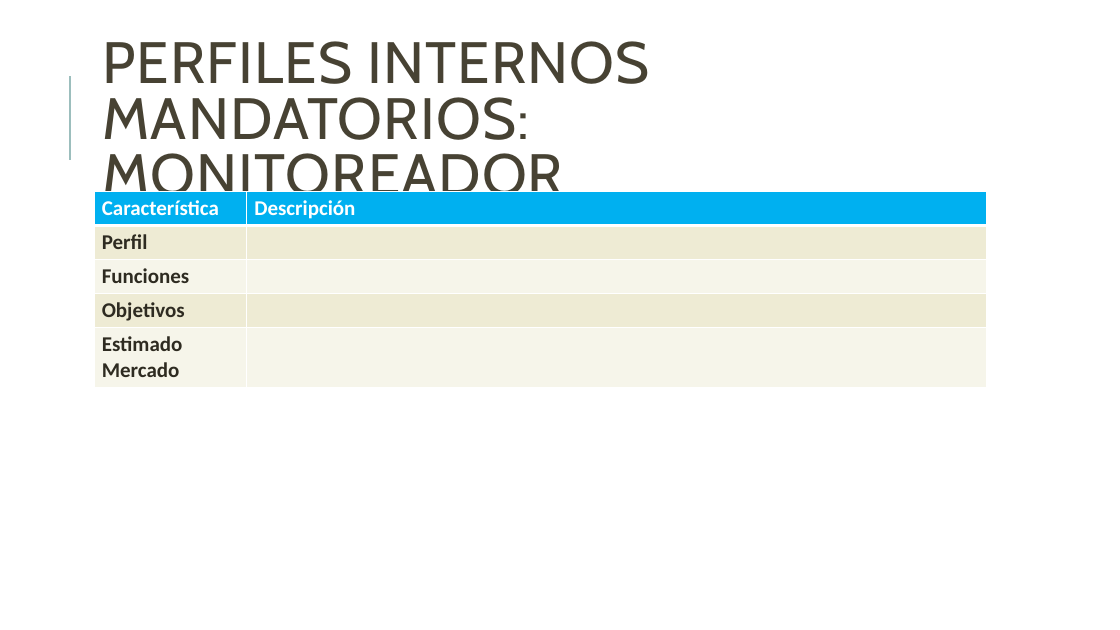
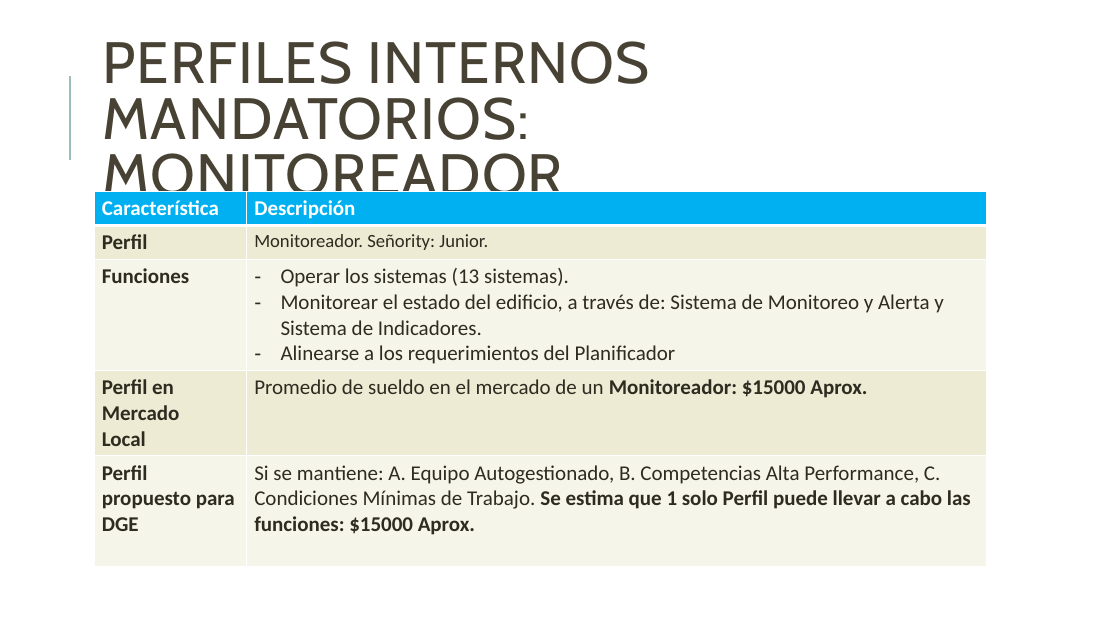
Before and after one commit to jsrxar/dge, a slide deck: slide 32 of 1-general/1-presentaciones/planificacion-control-presentacion-v2.pptx (slide 35 before the commit). Drawn at 1120x630 pixels with LibreOffice and Linux fonts; fonts in the diff are those of the drawing. Boxes give left, top, right and bottom in pixels: in the first picture for what was removed or moved away, otherwise in the second. Text is boxed around its words. In the diff, an @@ line names an element or a change of style, - is before the commit and + after.

Commit message:
Agregado de perfiles

```diff
--- a/1-general/1-presentaciones/planificacion-control-presentacion-v2.pptx
+++ b/1-general/1-presentaciones/planificacion-control-presentacion-v2.pptx
@@ table at [94, 192, 987, 562] @@
-row 2, column 2: 
+row 2, column 2: Monitoreador. Señority: Junior.
-row 3, column 2: 
+row 3, column 2: Operar los sistemas (13 sistemas). / Monitorear el estado del edificio, a través de: Sistema de Monitoreo y Alerta y Sistema de Indicadores. / Alinearse a los requerimientos del Planificador
-row 4, column 1: Objetivos
+row 4, column 1: Perfil en Mercado / Local
-row 4, column 2: 
+row 4, column 2: Promedio de sueldo en el mercado de un Monitoreador: $15000 Aprox.
-row 5, column 1: Estimado Mercado
+row 5, column 1: Perfil propuesto para DGE
-row 5, column 2: 
+row 5, column 2: Si se mantiene: A. Equipo Autogestionado, B. Competencias Alta Performance, C. Condiciones Mínimas de Trabajo. Se estima que 1 solo Perfil puede llevar a cabo las funciones: $15000 Aprox.
```
Also in this commit, not shown: 9 other slides changed.
